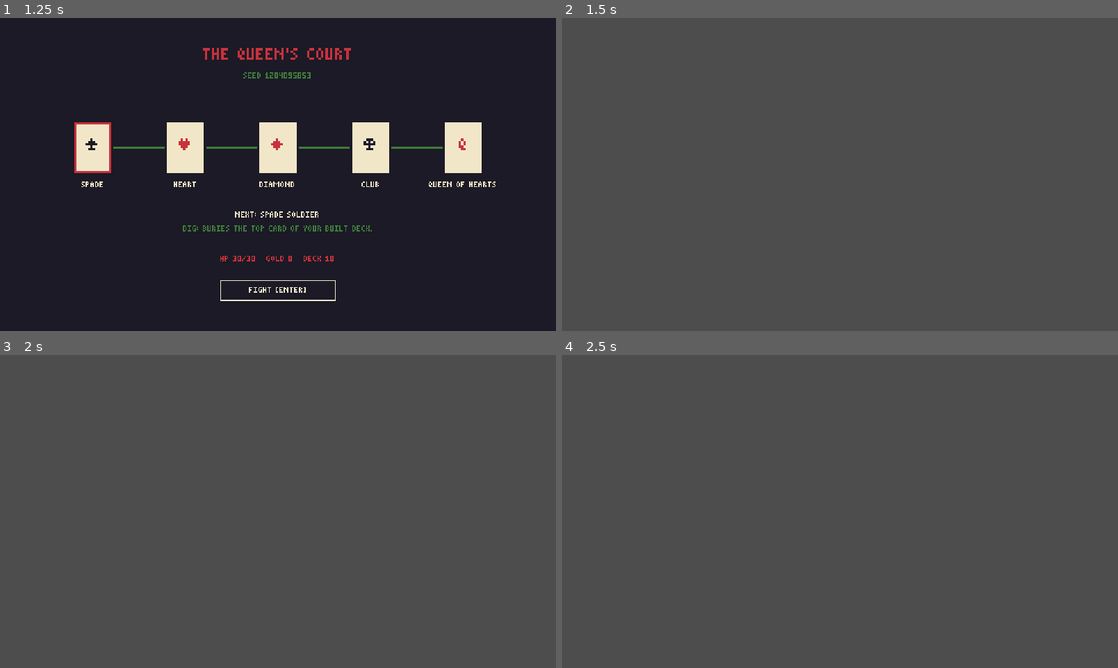
Above: before the commit, frames 1-4 (two rows, left to right).
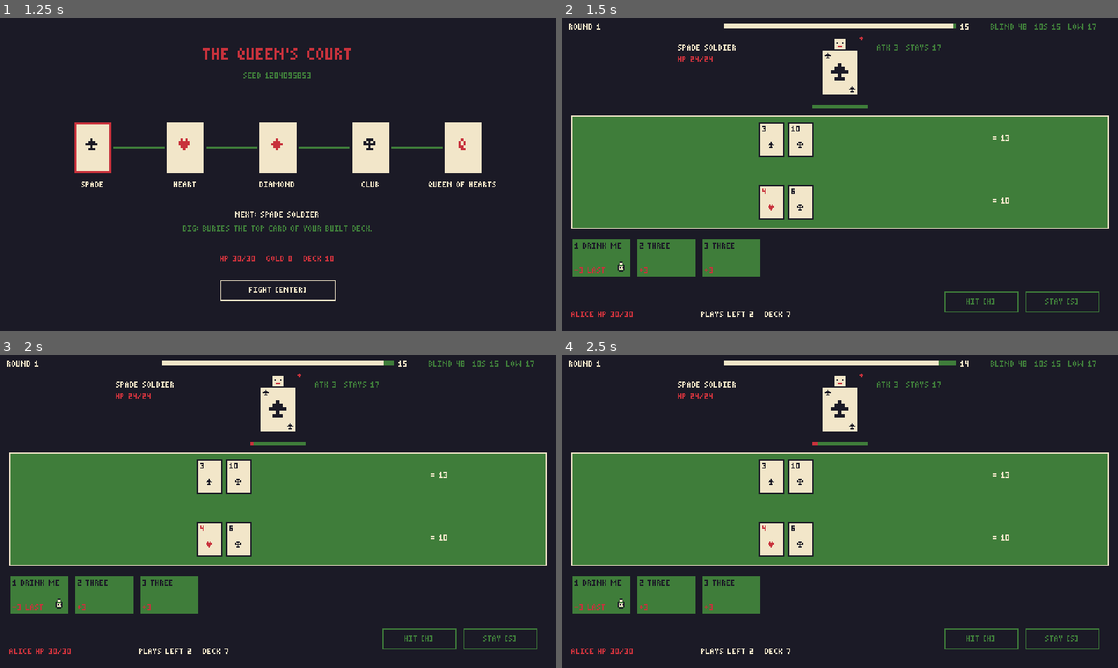
Above: after the commit, the same moments.

Repository: Arvin-17/CardClash
Game: Godot game, scene res://scenes/main_menu.tscn
Same seed, same stepped clock (60 frames per second), same inputs: the game is played once before the commit and once after it.
Inputs (mouse positions are in pixels of both pictures, inside the frame that each line leads up to):
- Up to frame 1 (1.25 s): click "NEW RUN [ENTER]" at 0.5 s
- Up to frame 2 (1.5 s): click "FIGHT [ENTER]" at 1.25 s
- Up to frame 3 (2 s): no input
- Up to frame 4 (2.5 s): tap Enter at 2 s; move the mouse to (962, 495) at 2.02 s; hold D from 2.03 s (still down); tap M at 2.1 s; tap Space at 2.27 s

Frame 1 is identical in both runs. In frame 2, 100% of the frame differs, in the area x 0-100%, y 0-100%; in frame 3, 100%; in frame 4, 100%.
Error before the commit: Parse Error: Static function "preview()" not found in base "EnemyAI". (res://scripts/ui/battle_ui.gd:242)

Commit message:
feat(debug): F1 overlay, F2 instant win, F3 print seed
F1 shows both totals, the blind deck's remaining values, the AI's next decision (EnemyAI.preview rolls no dice) and intent %. F2 wins the current battle to reach the Queen fast; F3 prints the seed for bug reports. Debug builds only, so they're hidden in the demo export.

Diff:
--- a/game/scripts/battle/battle_controller.gd
+++ b/game/scripts/battle/battle_controller.gd
@@ -45,6 +45,7 @@
 		enemy_id = RunState.current_enemy_id()
 	battle = BattleState.new(GameData.rules, GameData.enemy(enemy_id), Rng.rng, RunState.hp, RunState.max_hp)
 	battle.setup_deck(GameData.cards, RunState.deck)
+	battle.setup_trinkets(RunState.trinket_defs())
 	battle.card_dealt.connect(Events.card_dealt.emit)
 	battle.card_removed.connect(Events.card_removed.emit)
 	battle.card_played.connect(Events.card_played.emit)
@@ -102,6 +103,14 @@
 	return true
 
 
+## Debug (F2): win the current battle instantly, to skip to the Queen while testing endings.
+func debug_win() -> void:
+	if battle == null or state == State.BATTLE_END or state == State.RESOLVE:
+		return
+	battle.enemy.hp = 0
+	_end()
+
+
 func _can_act() -> bool:
 	return battle != null and state == State.ROUND_ACTIVE and not battle.player.stayed
 
--- a/game/scripts/enemies/enemy_ai.gd
+++ b/game/scripts/enemies/enemy_ai.gd
@@ -32,3 +32,20 @@
 	if total <= int(ai.get("risk_max_total", 18)) and battle.rng.randf() < battle.enemy_risk:
 		return HIT
 	return STAY
+
+
+## What the AI is about to do, without rolling any dice (for the F1 debug overlay).
+static func preview(battle: BattleState) -> String:
+	var enemy := battle.enemy
+	if enemy.stayed:
+		return "STAYED"
+	var total := enemy.total(battle.target)
+	if total > battle.target:
+		return "BUST"
+	if battle.player.stayed and not battle.hide_total and total < battle.player.total(battle.target) and battle.player.total(battle.target) <= battle.target:
+		return "HIT (behind your total)"
+	if total < battle.enemy_stay_at:
+		return "HIT (below %d)" % battle.enemy_stay_at
+	if total <= 18:
+		return "STAY, %d%% RISKY HIT" % int(battle.enemy_risk * 100)
+	return "STAY"
